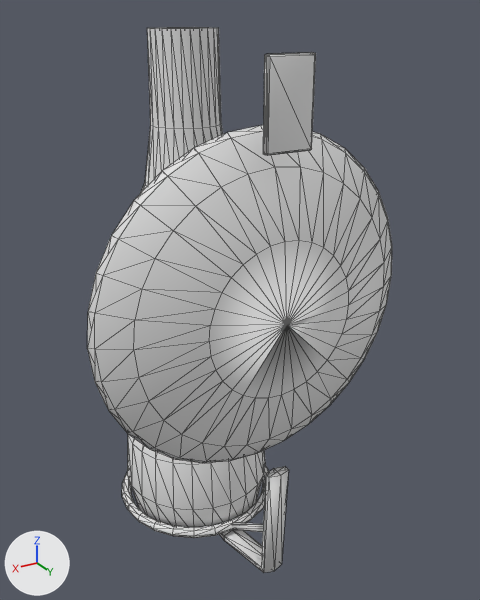
The glTF model assets/props/models/reflector_lamp.glb: old version first, new version second.
Camera for both pictures: a 50 mm lens placed at (0.207, 0.415, 0.438), pointed at (-0.02, 0.038, 0.249). The lights are fixed; the arrows at lower left show +X, +Y and +Z. The picture after the commit comes second. Mesh edges are drawn as thin lines. Vertices at exactly the same position are counted once.

Names of what the first picture shows: 'Bracket', 'Chimney', 'Font', 'Reflector'.
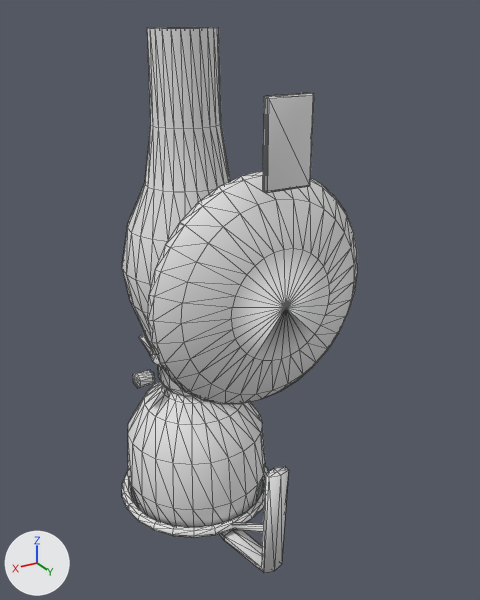
Diff of the bpy script that builds the scene:
```diff
--- a/assets/props/models/reflector_lamp.glb.py
+++ b/assets/props/models/reflector_lamp.glb.py
@@ me_reflector @@
 # used by ob_reflector; location = (0.0, 0.0, 0.0)
-me_reflector.from_pydata(...)  # 282 vertices, 556 faces; spans x -0.111..0.111, y 0.094..0.125, z 0.159..0.42
+me_reflector.from_pydata(...)  # 282 vertices, 556 faces; spans x -0.076..0.076, y 0.097..0.123, z 0.204..0.4
+# me_reflector part 1: the loose piece of 226 vertices spanning x -0.111..0.111, y 0.094..0.125, z 0.159..0.381 is scaled about its middle by (0.686, 0.839, 0.686), then moved by (0.0, 0.001, 0.01)
+# me_reflector part 2: the loose piece of 56 vertices spanning x -0.015..0.015, y 0.119..0.123, z 0.37..0.42 is moved by (0.0, 0.0, -0.02)
```

Boxes (x1, y1, x2, y2) around the edits, measured in the pictures (480 x 600 px; the box of a moved part takes in the faces that stretch with it):
'Reflector', reshaped (31% narrower, 24% shorter)
    before: (87, 52, 392, 463)
    after: (148, 93, 358, 404)
part 1 of me_reflector, moved or reshaped
    before: (87, 125, 392, 463)
    after: (148, 171, 358, 404)
part 2 of me_reflector, moved or reshaped
    before: (263, 52, 316, 156)
    after: (263, 93, 314, 193)
